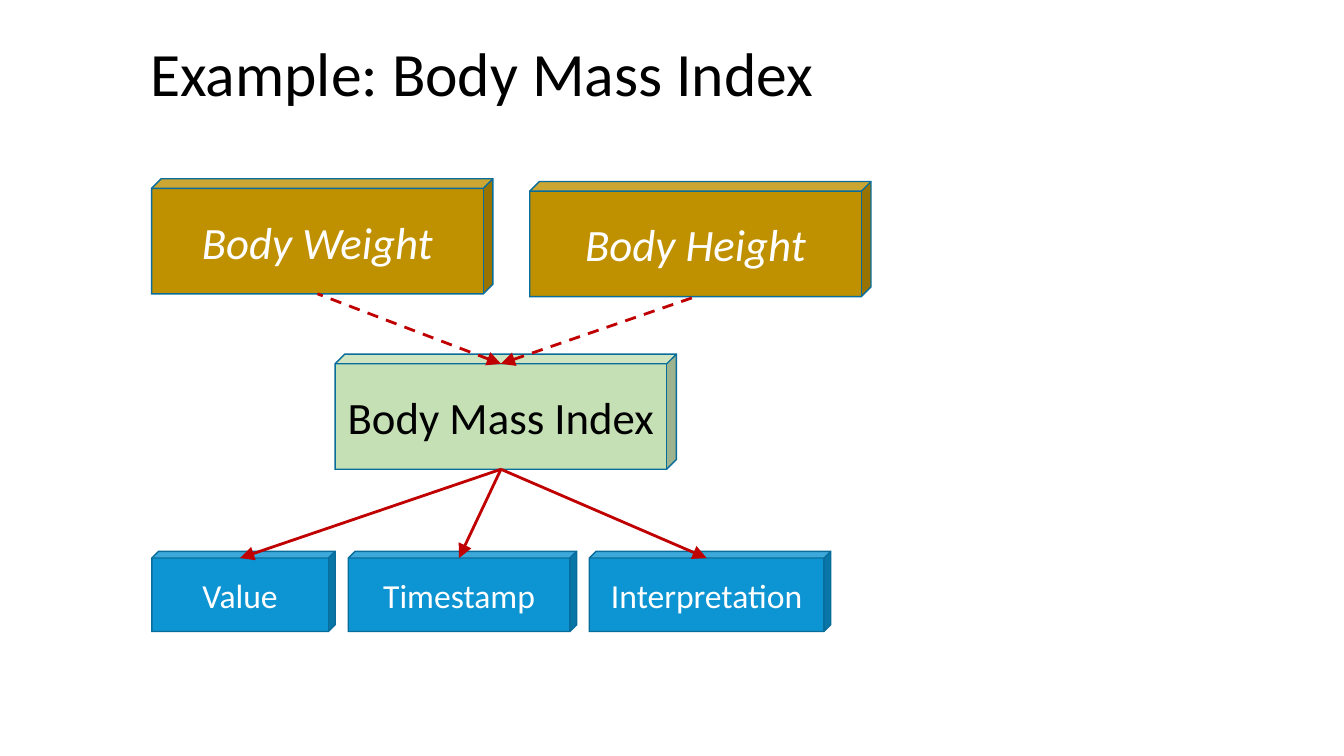
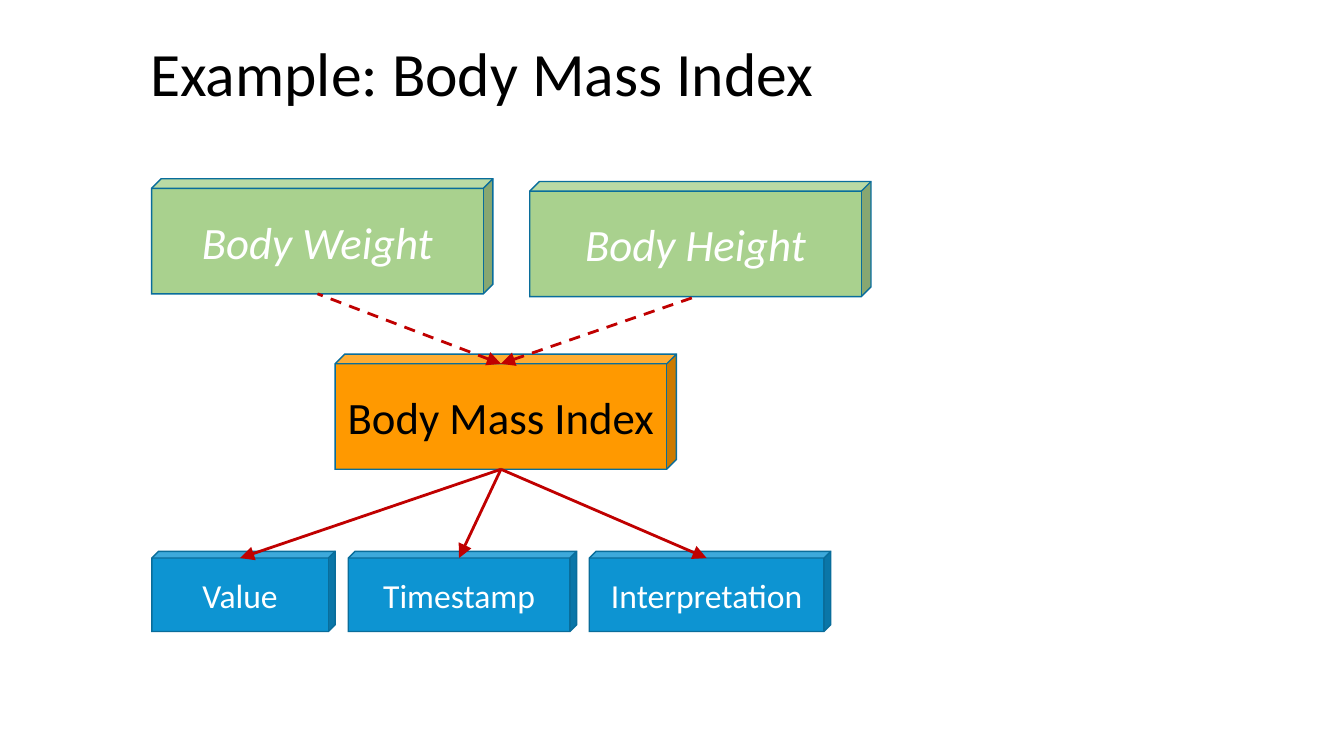
Before and after one commit to frankoemig/bloodpressure, a slide deck: slide 5 of input/images-source/Drawings.pptm. Drawn at 1344x756 pixels with LibreOffice and Linux fonts; fonts in the diff are those of the drawing. Boxes give left, top, right and bottom in pixels: in the first picture for what was removed or moved away, otherwise in the second. Text is boxed around its words. In the diff, an @@ line names an element or a change of style, - is before the commit and + after.

```diff
--- a/input/images-source/Drawings.pptm
+++ b/input/images-source/Drawings.pptm
@@ cube "Body Weight" at box(151, 178, 493, 293): fill #BF9000 to #A9D18E @@
@@ cube "Body Height" at box(530, 181, 872, 296): fill #BF9000 to #A9D18E @@
@@ cube "Body Mass Index" at box(335, 354, 677, 469): fill #C5E0B4 to #FF9900 @@
```
Also in this commit, not shown: 2 other slides changed, 3 slides added, 16 other files.
